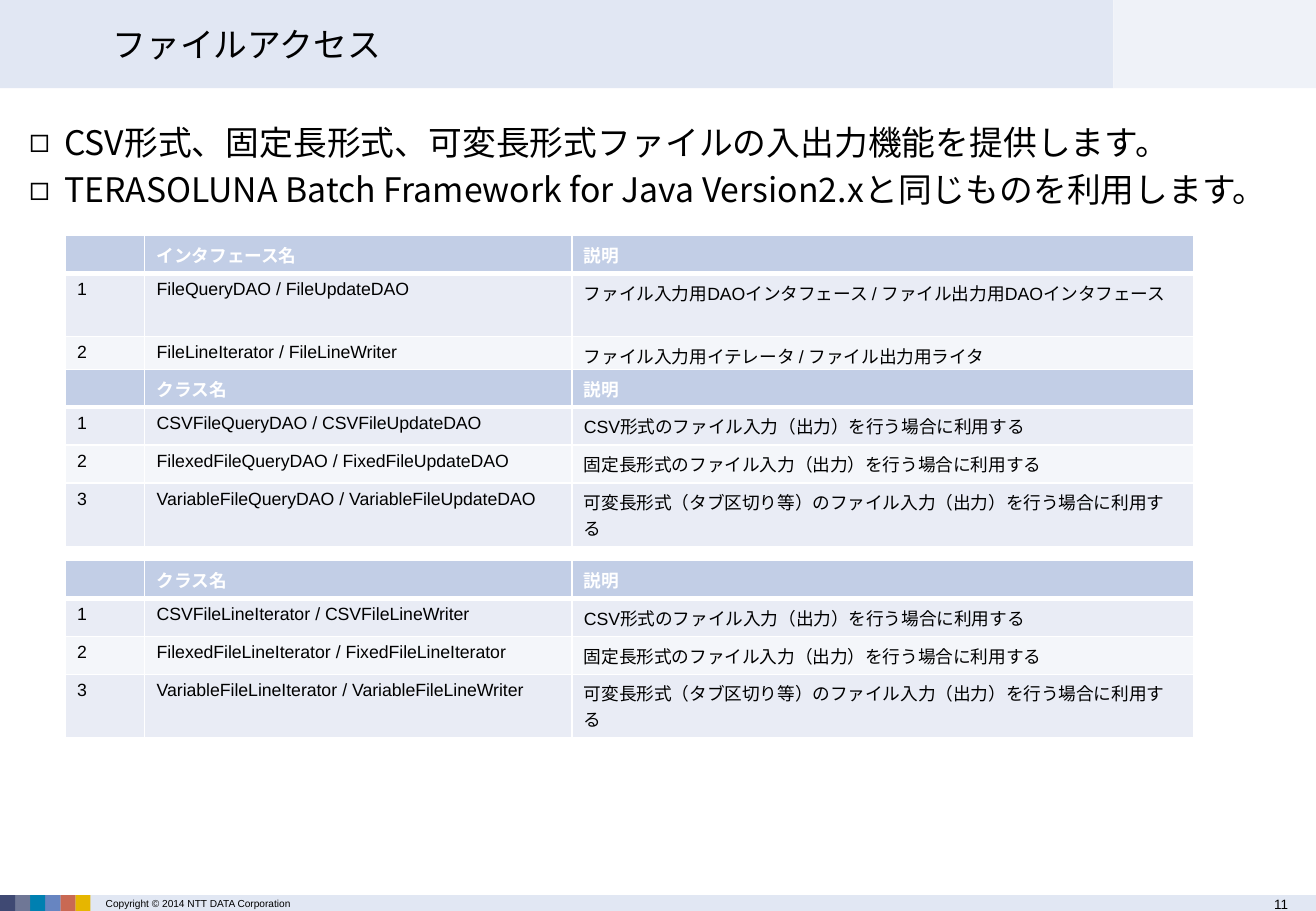
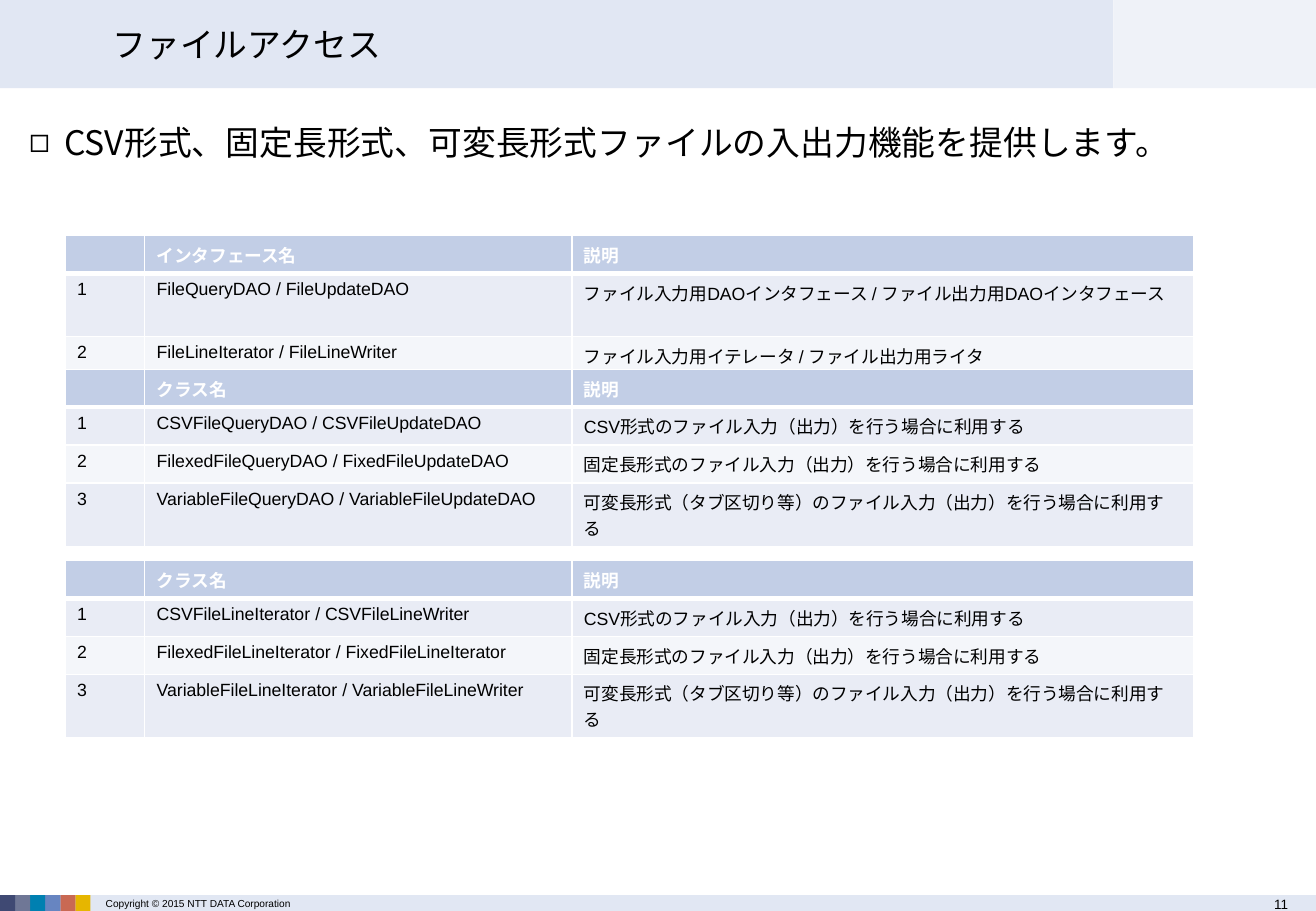
Before and after one commit to terasoluna-batch/terasoluna-doc, a slide deck: slide 11 of architecture/TERASOLUNA Batch Framework for Java Version 3.x 説明資料.pptx. Drawn at 1316x911 pixels with LibreOffice and Linux fonts; fonts in the diff are those of the drawing; background and template pictures are left out. Boxes give left, top, right and bottom in pixels: in the first picture for what was removed or moved away, otherwise in the second. Text is boxed around its words. In the diff, an @@ line names an element or a change of style, - is before the commit and + after.

```diff
--- a/architecture/TERASOLUNA Batch Framework for Java Version 3.x 説明資料.pptx
+++ b/architecture/TERASOLUNA Batch Framework for Java Version 3.x 説明資料.pptx
@@ text at (x1=64, y1=174, x2=1266, y2=205): paragraph removed @@
-◻ TERASOLUNA Batch Framework for Java Version2.xと同じものを利用します。
@@ text at (x1=106, y1=900, x2=291, y2=909): text changed @@
-Copyright © 2014 NTT DATA Corporation
+Copyright © 2015 NTT DATA Corporation
```
Also in this commit, not shown: 14 other slides changed, 1 slide added, 1 slide removed, 1 other file.
